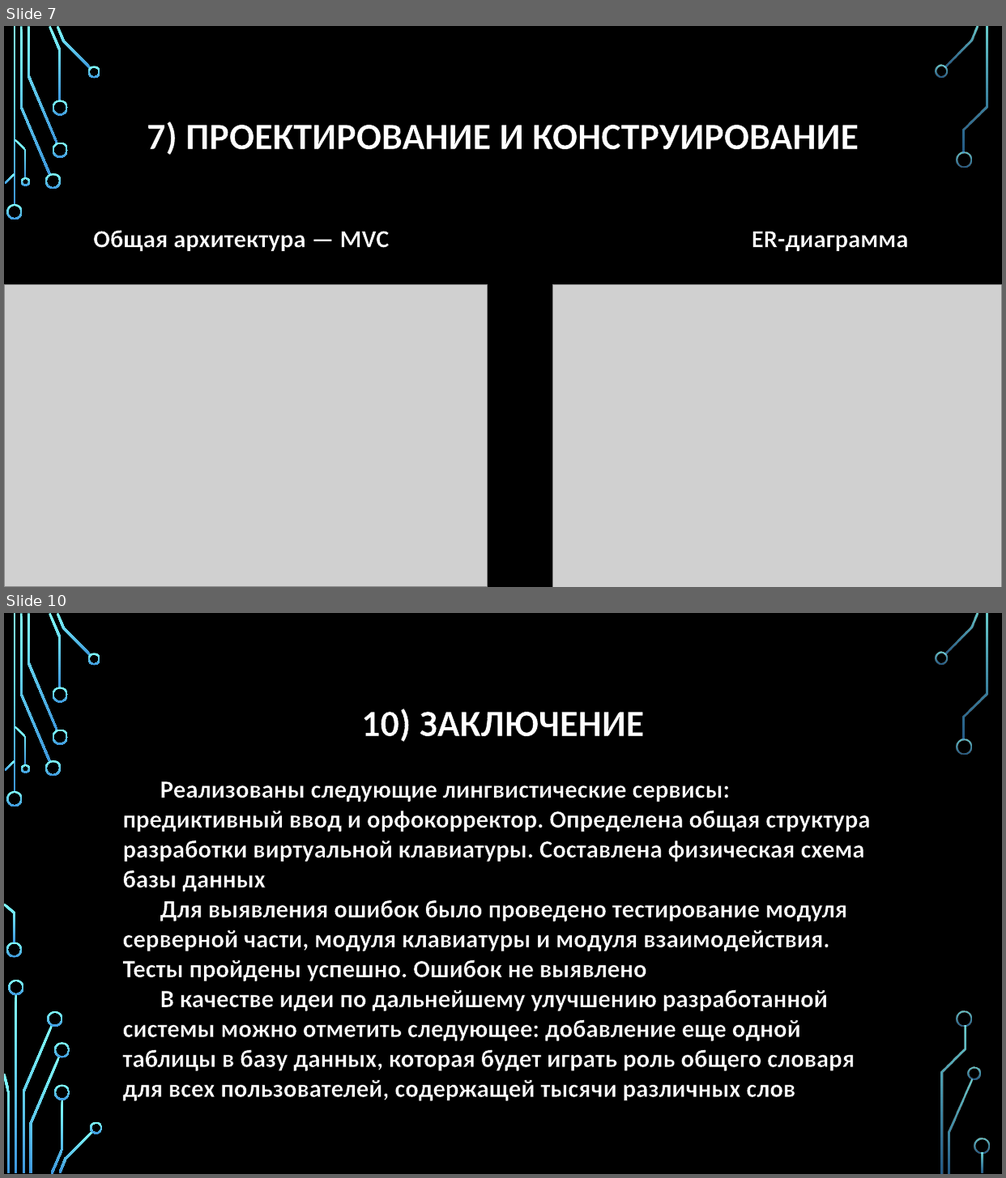
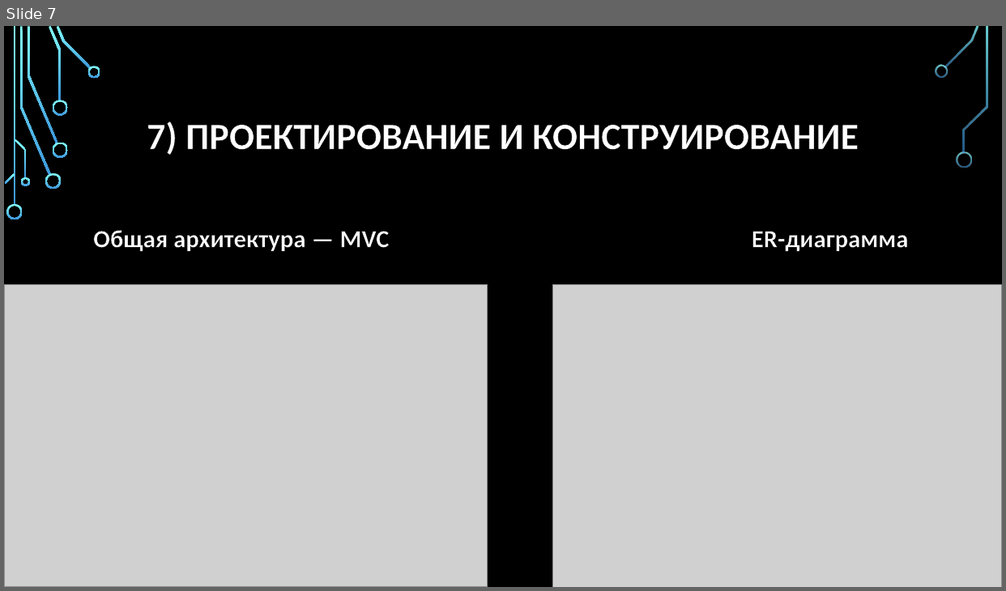
Before and after one commit to Ruslan-Far/docs-graduate-work, a slide deck: Фархетдинов - Презентация по ВКР.pptx. Shown one above the other, each under a label of ours: slides 7 and 10 before the commit, slide 7 after it; the slides between them are not shown. The pictures are 1006x1178 and 1006x591 pixels, drawn with LibreOffice and Linux fonts; fonts in the diff are those of the drawing; grey boxes stand for pictures; background and template pictures are left out. Boxes give left, top, right and bottom in pixels: in the first picture for what was removed or moved away, otherwise in the second. Text is boxed around its words. In the diff, an @@ line names an element or a change of style, - is before the commit and + after.

```diff
--- a/Фархетдинов - Презентация по ВКР.pptx
+++ b/Фархетдинов - Презентация по ВКР.pptx
@@ slide 10 removed at (4, 613, 1002, 1174), background picture (left out); not listed: 23 template elements that a slide beside it also shows @@
@@ title removed at (361, 709, 644, 742) @@
-10) ЗАКЛЮЧЕНИЕ
@@ text removed at (123, 781, 870, 1101) @@
-Реализованы следующие лингвистические сервисы: предиктивный ввод и орфокорректор. Определена общая структура разработки виртуальной клавиатуры. Составлена физическая схема базы данных
-Для выявления ошибок было проведено тестирование модуля серверной части, модуля клавиатуры и модуля взаимодействия. Тесты пройдены успешно. Ошибок не выявлено
-В качестве идеи по дальнейшему улучшению разработанной системы можно отметить следующее: добавление еще одной таблицы в базу данных, которая будет играть роль общего словаря для всех пользователей, содержащей тысячи различных слов
@@ group removed at (6, 943, 990, 1174): 12 freeform shapes, 1 rectangle @@
```
Also in this commit, not shown: 6 slides changed, 2 other slides removed, 3 other files.
